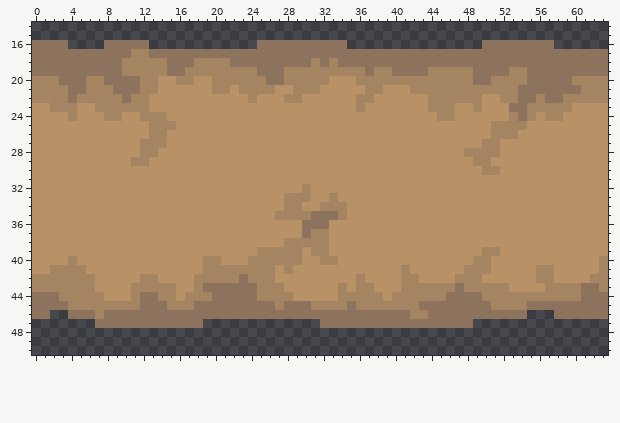
Pixel-art sprite: Assets/Assets/Road/Resources/road/road_0011.png. Above is the file before it was changed.
The file is 64x64 pixels. Shown: x 0..63, y 14..50.
And afterwards:
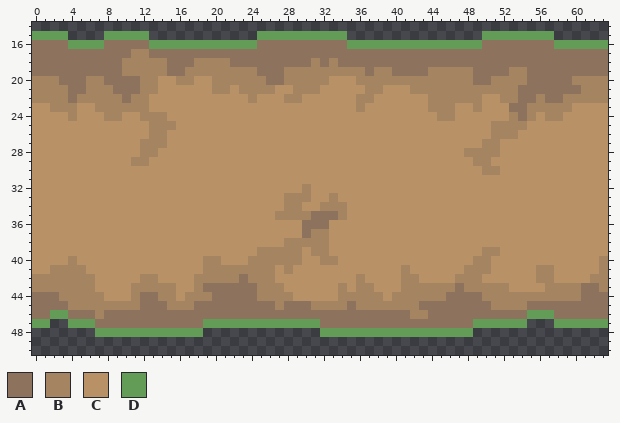
Palette (. is transparent): A #8d725d  B #a58561  C #b89167  D #629c56
Author's note on the commit: Edits to road and resource textures
Edits made:
{"y":15,"x":0,"old":"....","new":"DDDD"}
{"y":15,"x":8,"old":".....","new":"DDDDD"}
{"y":15,"x":25,"old":"..........","new":"DDDDDDDDDD"}
{"y":15,"x":50,"old":"........","new":"DDDDDDDD"}
{"y":16,"x":4,"old":"....","new":"DDDD"}
{"y":16,"x":13,"old":"............","new":"DDDDDDDDDDDD"}
{"y":16,"x":35,"old":"...............","new":"DDDDDDDDDDDDDDD"}
{"y":16,"x":58,"old":"......","new":"DDDDDD"}
{"y":46,"x":2,"old":"..","new":"DD"}
{"y":46,"x":55,"old":"...","new":"DDD"}
{"y":47,"x":0,"old":"..","new":"DD"}
{"y":47,"x":4,"old":"...","new":"DDD"}
{"y":47,"x":19,"old":".............","new":"DDDDDDDDDDDDD"}
{"y":47,"x":49,"old":"......","new":"DDDDDD"}
{"y":47,"x":58,"old":"......","new":"DDDDDD"}
{"y":48,"x":7,"old":"............","new":"DDDDDDDDDDDD"}
{"y":48,"x":32,"old":".................","new":"DDDDDDDDDDDDDDDDD"}
{"label":"added","picture_box":[32,31,608,49]}
{"label":"added","picture_box":[32,310,608,337]}
